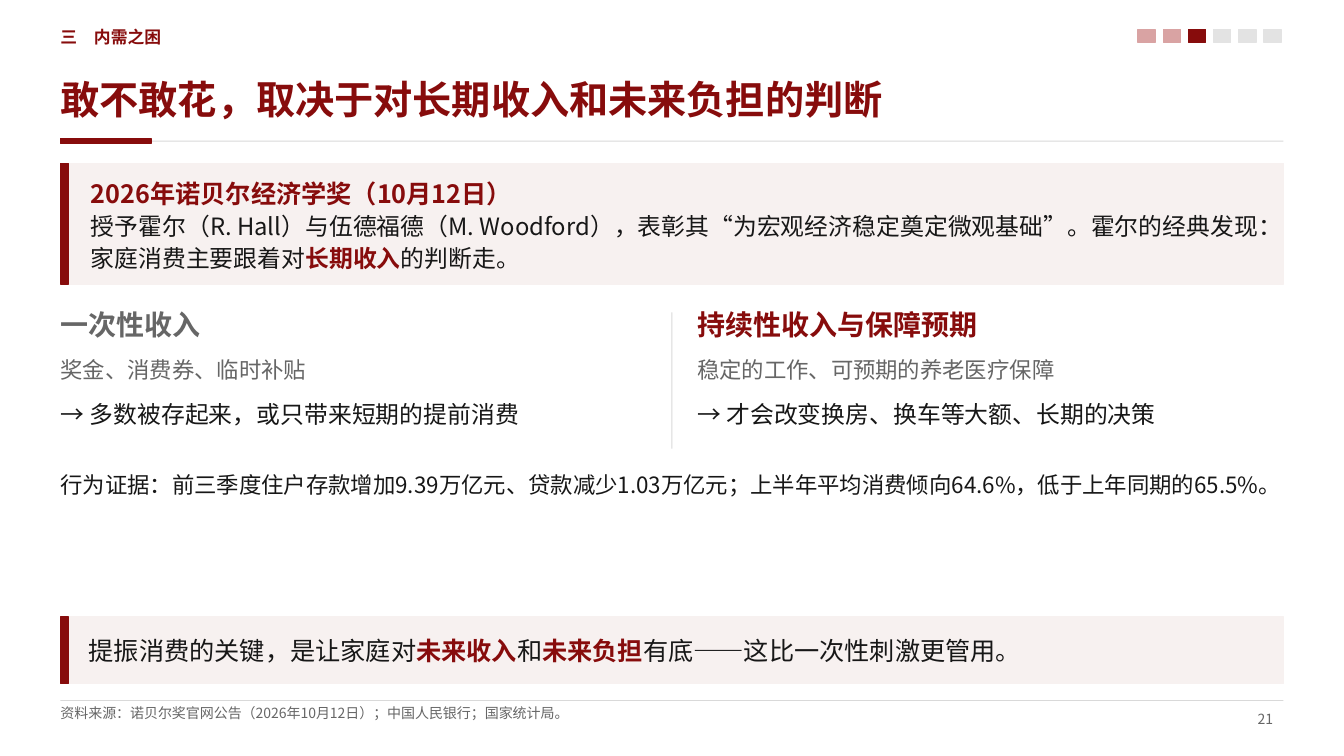
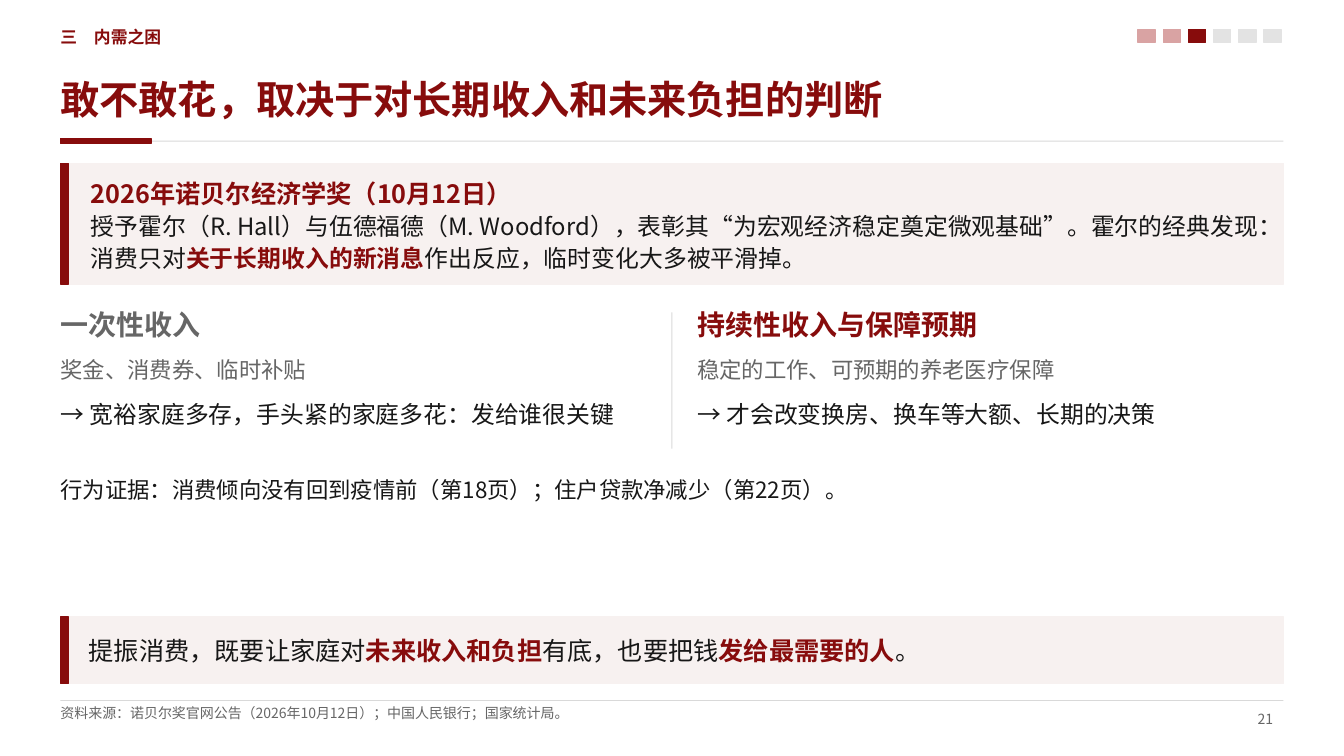
Before and after one commit to zerongwong/zerongwong.github.io, a slide deck: slide 21 of talks/2026-10-consumption-regulation/消费提振视角下的中国宏观经济形势分析_第三稿.pptx. Drawn at 1344x756 pixels with LibreOffice and Linux fonts; fonts in the diff are those of the drawing. Boxes give left, top, right and bottom in pixels: in the first picture for what was removed or moved away, otherwise in the second. Text is boxed around its words. In the diff, an @@ line names an element or a change of style, - is before the commit and + after.

```diff
--- a/talks/2026-10-consumption-regulation/消费提振视角下的中国宏观经济形势分析_第三稿.pptx
+++ b/talks/2026-10-consumption-regulation/消费提振视角下的中国宏观经济形势分析_第三稿.pptx
@@ text at box(91, 214, 1282, 270): text changed @@
-授予霍尔（R. Hall）与伍德福德（M. Woodford），表彰其“为宏观经济稳定奠定微观基础”。霍尔的经典发现：家庭消费主要跟着对长期收入的判断走。
+授予霍尔（R. Hall）与伍德福德（M. Woodford），表彰其“为宏观经济稳定奠定微观基础”。霍尔的经典发现：消费只对关于长期收入的新消息作出反应，临时变化大多被平滑掉。
@@ text at box(90, 403, 615, 426): text changed @@
-→ 多数被存起来，或只带来短期的提前消费
+→ 宽裕家庭多存，手头紧的家庭多花：发给谁很关键
@@ text at box(60, 479, 847, 502): text changed @@
-行为证据：前三季度住户存款增加9.39万亿元、贷款减少1.03万亿元；上半年平均消费倾向64.6%，低于上年同期的65.5%。
+行为证据：消费倾向没有回到疫情前（第18页）；住户贷款净减少（第22页）。
@@ text at box(89, 638, 921, 663): text changed @@
-提振消费的关键，是让家庭对未来收入和未来负担有底——这比一次性刺激更管用。
+提振消费，既要让家庭对未来收入和负担有底，也要把钱发给最需要的人。
```
Also in this commit, not shown: 37 other slides changed, 9 other files.
